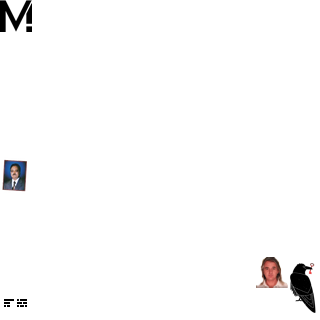
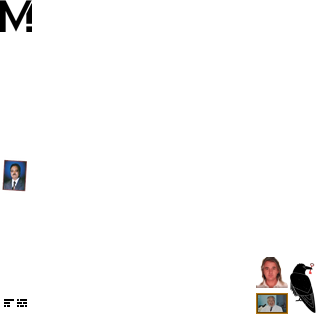
Layered file, before and after one edit (320px x 320px). Changes by layer:
painted on "Bratzo" over (256, 293, 288, 314)
added layer "Dartsch" above "Hintergrund" over (256, 293, 288, 314)
painted on "Hintergrund" over (256, 293, 288, 314)
